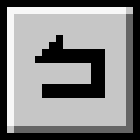
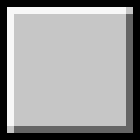
Layered file, before and after one edit (140px x 140px). Changes by layer:
hid "图层 13" over [left=35, top=35, right=105, bottom=98]
